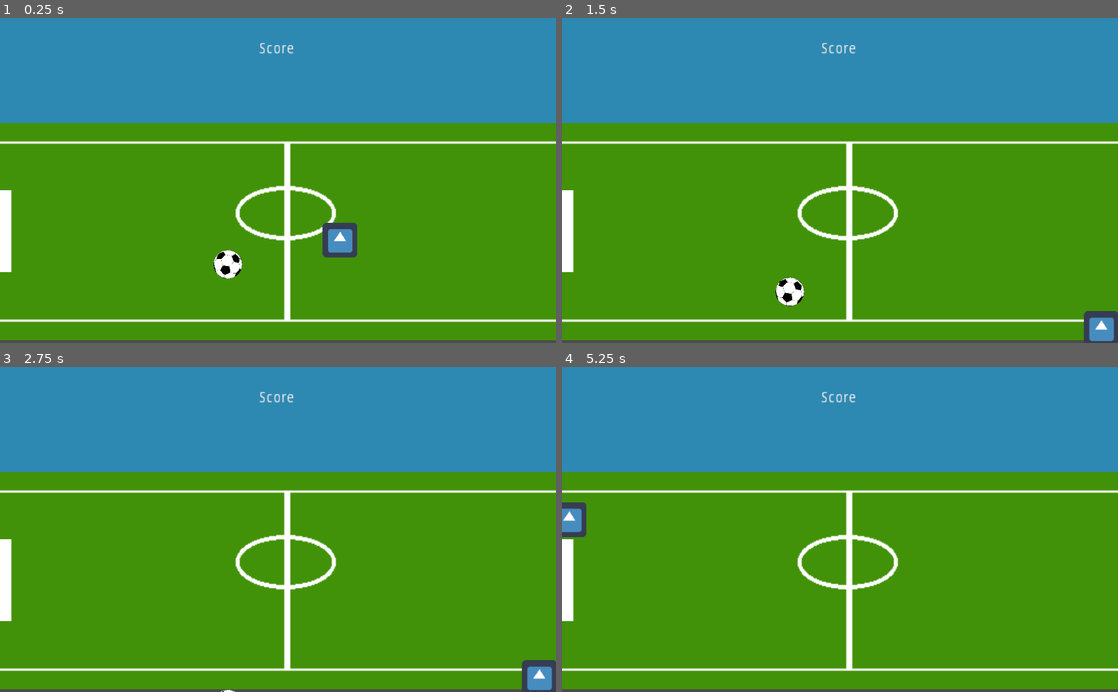
Above: before the commit, frames 1-4 (two rows, left to right).
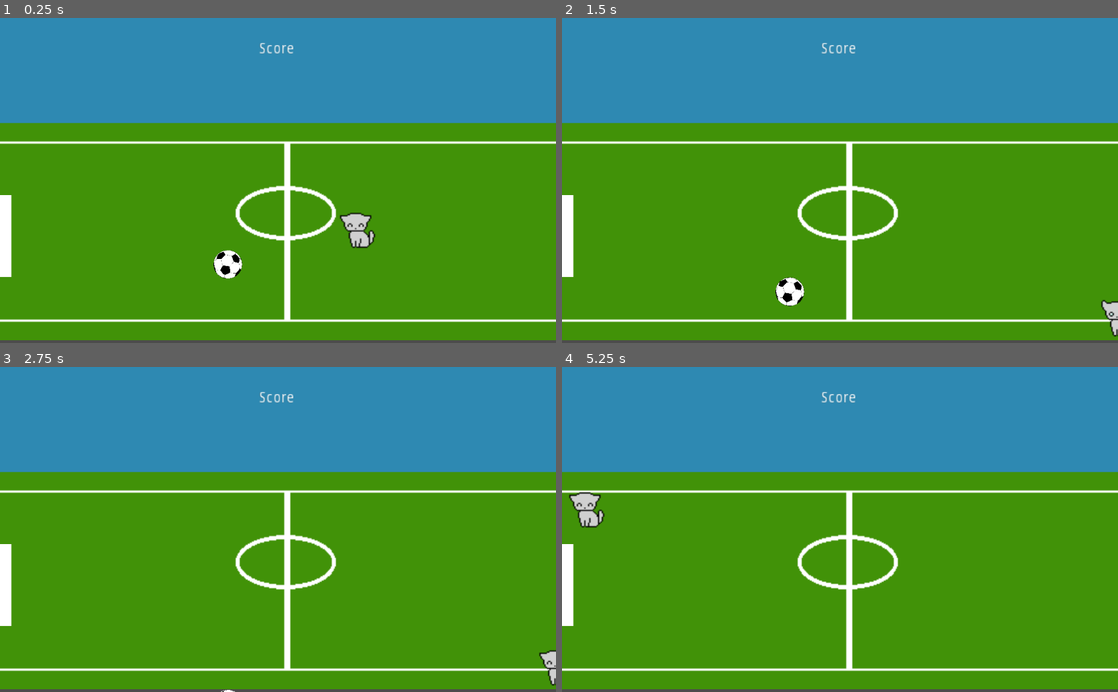
Above: after the commit, the same moments.

Repository: xDeviOfficial/foot-play
Game: Godot game, scene res://Game.tscn
Same seed, same stepped clock (60 frames per second), same inputs: the game is played once before the commit and once after it. The engine's default icon, where the game draws it, is replaced by a stand-in: a white triangle on a blue panel in a dark square.
Inputs:
- Up to frame 1 (0.25 s): no input
- Up to frame 2 (1.5 s): hold Right (ui_right) 0.53-1.28 s; hold Down (ui_down) from 1.28 s (still down)
- Up to frame 3 (2.75 s): release Down (ui_down) at 2.03 s; hold Right (ui_right) from 2.03 s (still down)
- Up to frame 4 (5.25 s): release Right (ui_right) at 2.78 s; hold Up (ui_up) 2.78-3.53 s; tap Enter at 3.5 s; hold Left (ui_left) 3.53-5.03 s; tap Space at 5 s; hold Down (ui_down) from 5.03 s (still down)

The runs differ from the first frame. In frame 1, 1.1% of the frame differs, in the area x 0-68%, y 52-80%; in frame 2, 0.7%; in frame 3, 0.7%; in frame 4, 0.9%.

Commit message:
Add animated cat

Diff:
--- a/Game.tscn
+++ b/Game.tscn
@@ -4,32 +4,32 @@
 [ext_resource path="res://sky.png" type="Texture" id=2]
 [ext_resource path="res://playArea.png" type="Texture" id=3]
 [ext_resource path="res://PlayerBody.gd" type="Script" id=4]
-[ext_resource path="res://icon.png" type="Texture" id=5]
+[ext_resource path="res://sprite_0.png" type="Texture" id=5]
 [ext_resource path="res://Ball.gd" type="Script" id=6]
 [ext_resource path="res://Soccerball.svg" type="Texture" id=7]
 [ext_resource path="res://GoalObject.gd" type="Script" id=8]
 [ext_resource path="res://Goal.png" type="Texture" id=9]
 
-[sub_resource type="RectangleShape2D" id=4]
+[sub_resource type="RectangleShape2D" id=5]
+extents = Vector2( 30, 30 )
+
+[sub_resource type="PhysicsMaterial" id=6]
+bounce = 0.4
+
+[sub_resource type="CircleShape2D" id=7]
+radius = 26.6693
+
+[sub_resource type="RectangleShape2D" id=1]
 extents = Vector2( 614.039, 10 )
 
-[sub_resource type="RectangleShape2D" id=5]
+[sub_resource type="RectangleShape2D" id=2]
 extents = Vector2( 10, 399.617 )
 
-[sub_resource type="RectangleShape2D" id=6]
+[sub_resource type="RectangleShape2D" id=3]
 extents = Vector2( 820, 10 )
 
-[sub_resource type="RectangleShape2D" id=7]
+[sub_resource type="RectangleShape2D" id=4]
 extents = Vector2( 10, 395.632 )
-
-[sub_resource type="RectangleShape2D" id=1]
-extents = Vector2( 30, 30 )
-
-[sub_resource type="PhysicsMaterial" id=2]
-bounce = 0.4
-
-[sub_resource type="CircleShape2D" id=3]
-radius = 26.6693
 
 [sub_resource type="RectangleShape2D" id=8]
 extents = Vector2( 13.2819, 88.4422 )
@@ -57,41 +57,21 @@
 text = "Score "
 align = 1
 
-[node name="StaticBody2D" type="StaticBody2D" parent="."]
-editor/display_folded = true
-position = Vector2( 0, -3.05176e-005 )
-
-[node name="CollisionShape2D" type="CollisionShape2D" parent="StaticBody2D"]
-position = Vector2( -116.71, 194.354 )
-shape = SubResource( 4 )
-
-[node name="CollisionShape2D2" type="CollisionShape2D" parent="StaticBody2D"]
-position = Vector2( 406.138, -146.262 )
-shape = SubResource( 5 )
-
-[node name="CollisionShape2D3" type="CollisionShape2D" parent="StaticBody2D"]
-position = Vector2( -180.092, -421.148 )
-shape = SubResource( 6 )
-
-[node name="CollisionShape2D4" type="CollisionShape2D" parent="StaticBody2D"]
-position = Vector2( -638.038, -74.2323 )
-shape = SubResource( 7 )
-
 [node name="PlayerBody" type="KinematicBody2D" parent="."]
-editor/display_folded = true
 script = ExtResource( 4 )
 
-[node name="Sprite" type="Sprite" parent="PlayerBody"]
+[node name="player" type="Sprite" parent="PlayerBody"]
+position = Vector2( 32.4078, -28.6395 )
+scale = Vector2( 2.29631, 2.14558 )
 texture = ExtResource( 5 )
 
 [node name="CollisionShape2D" type="CollisionShape2D" parent="PlayerBody"]
-position = Vector2( -1, 0 )
-shape = SubResource( 1 )
+position = Vector2( 34, -19 )
+shape = SubResource( 5 )
 
 [node name="Ball" type="RigidBody2D" parent="."]
-editor/display_folded = true
 mass = 0.0867347
-physics_material_override = SubResource( 2 )
+physics_material_override = SubResource( 6 )
 gravity_scale = 0.5
 script = ExtResource( 6 )
 
@@ -102,10 +82,31 @@
 
 [node name="CollisionShape2D" type="CollisionShape2D" parent="Ball"]
 position = Vector2( -206.722, 43.7171 )
+shape = SubResource( 7 )
+
+[node name="StaticBody2D" type="StaticBody2D" parent="."]
+editor/display_folded = true
+position = Vector2( 0, -3.05176e-005 )
+
+[node name="CollisionShape2D" type="CollisionShape2D" parent="StaticBody2D"]
+position = Vector2( -116.71, 194.354 )
+shape = SubResource( 1 )
+
+[node name="CollisionShape2D2" type="CollisionShape2D" parent="StaticBody2D"]
+position = Vector2( 406.138, -146.262 )
+shape = SubResource( 2 )
+
+[node name="CollisionShape2D3" type="CollisionShape2D" parent="StaticBody2D"]
+position = Vector2( -180.092, -421.148 )
 shape = SubResource( 3 )
+
+[node name="CollisionShape2D4" type="CollisionShape2D" parent="StaticBody2D"]
+position = Vector2( -638.038, -74.2323 )
+shape = SubResource( 4 )
 
 [node name="GoalObject" type="Area2D" parent="."]
 editor/display_folded = true
+position = Vector2( 0, 9.04404 )
 script = ExtResource( 8 )
 
 [node name="CollisionShape2D" type="CollisionShape2D" parent="GoalObject"]
--- a/PlayerBody.gd
+++ b/PlayerBody.gd
@@ -1,10 +1,27 @@
 extends KinematicBody2D
-
+var frame2 = preload("res://sprite_1.png");
+var frame1 = preload("res://sprite_0.png");
 var speed = 700
 var velocity = Vector2()
+onready var texture = get_node("player");
+var frameNum = true;
 
 func get_input():
     velocity = Vector2();
+    #frameNum = frameNum + 1;
+
+    if frameNum == true:
+        print("true");
+        texture.set_texture(frame2);
+        frameNum = false;
+    else:
+        print("false");
+        texture.set_texture(frame1);
+        frameNum = true;
+
+
+
+
 
 
 
Binary file added: sprite_0.png
Binary file added: sprite_1.png
